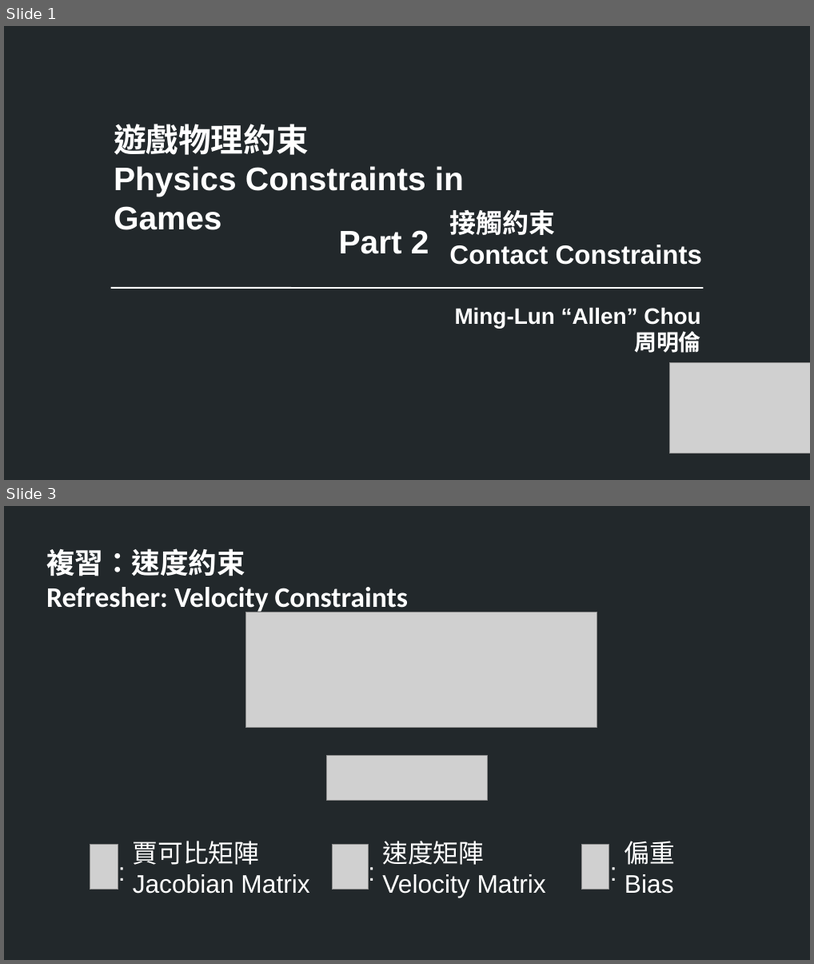
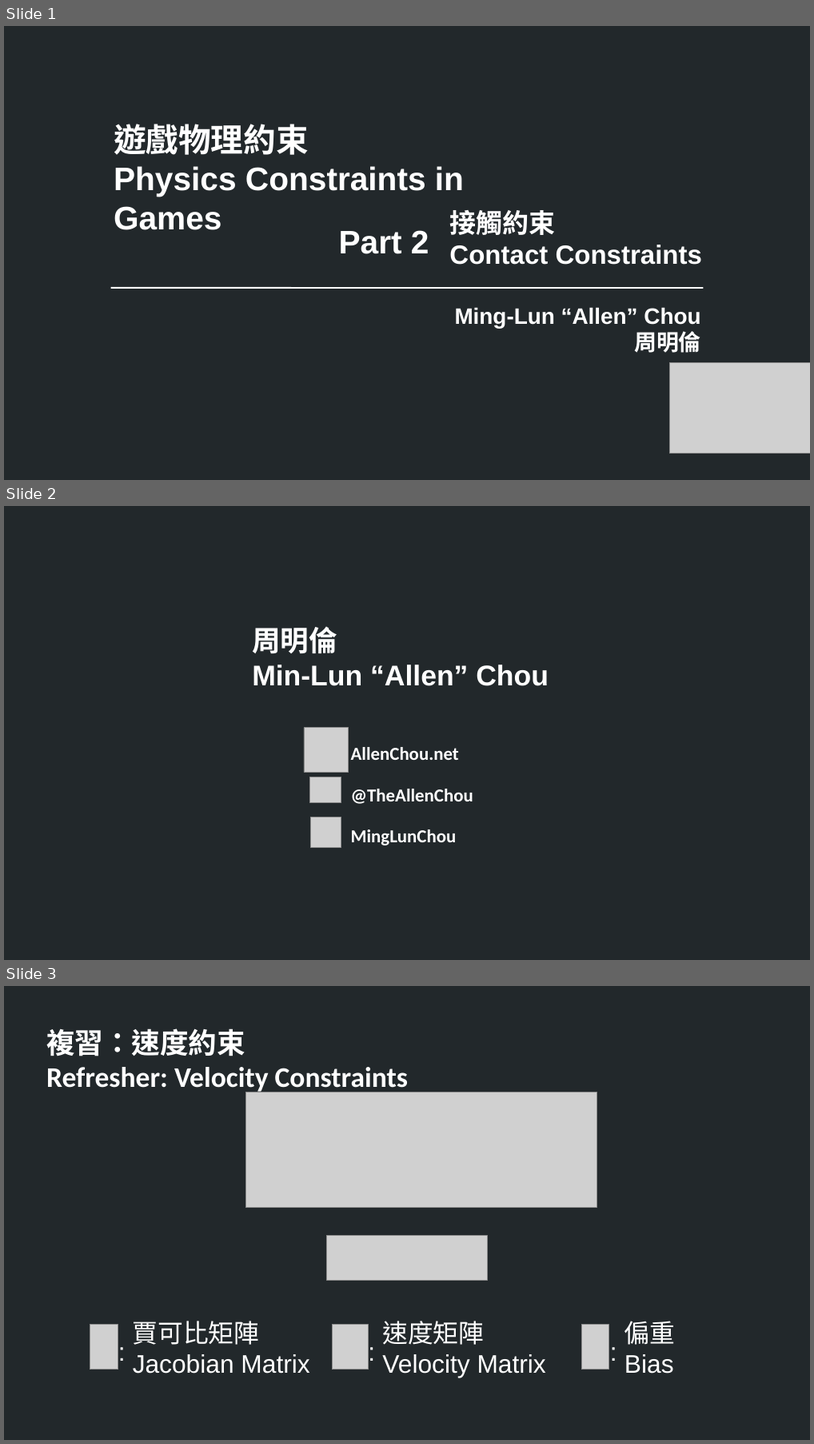
Before and after one commit to TheAllenChou/unity-physics-constraints, a slide deck: slides/02 - Contact Constriants (Chinese).odp. Shown one above the other, each under a label of ours: slides 1 and 3 before the commit, slides 1, 2 and 3 after it; the slides between them are not shown. The pictures are 814x964 and 814x1444 pixels, drawn with LibreOffice and Linux fonts; fonts in the diff are those of the drawing; grey boxes stand for pictures. Boxes give left, top, right and bottom in pixels: in the first picture for what was removed or moved away, otherwise in the second. Text is boxed around its words. In the diff, an @@ line names an element or a change of style, - is before the commit and + after.

```diff
--- a/slides/02 - Contact Constriants (Chinese).odp
+++ b/slides/02 - Contact Constriants (Chinese).odp
@@ slide 2 added at (4,506,810,960), background #22282B @@
@@ text added at (252,626,549,686), 28 pt, text #FFFFFF, bold @@
+周明倫
+Min-Lun “Allen” Chou
@@ picture added at (304,728,349,772) @@
@@ text added at (351,747,459,760), 18 pt, text #FFFFFF, bold @@
+AllenChou.net
@@ picture added at (310,776,342,802) @@
@@ text added at (351,788,474,804), 18 pt, text #FFFFFF, bold @@
+@TheAllenChou
@@ picture added at (310,817,341,847) @@
@@ text added at (351,829,457,845), 18 pt, text #FFFFFF, bold @@
+MingLunChou
```
Also in this commit, not shown: 1 slide changed, 1 other slide added, 1 other file.
